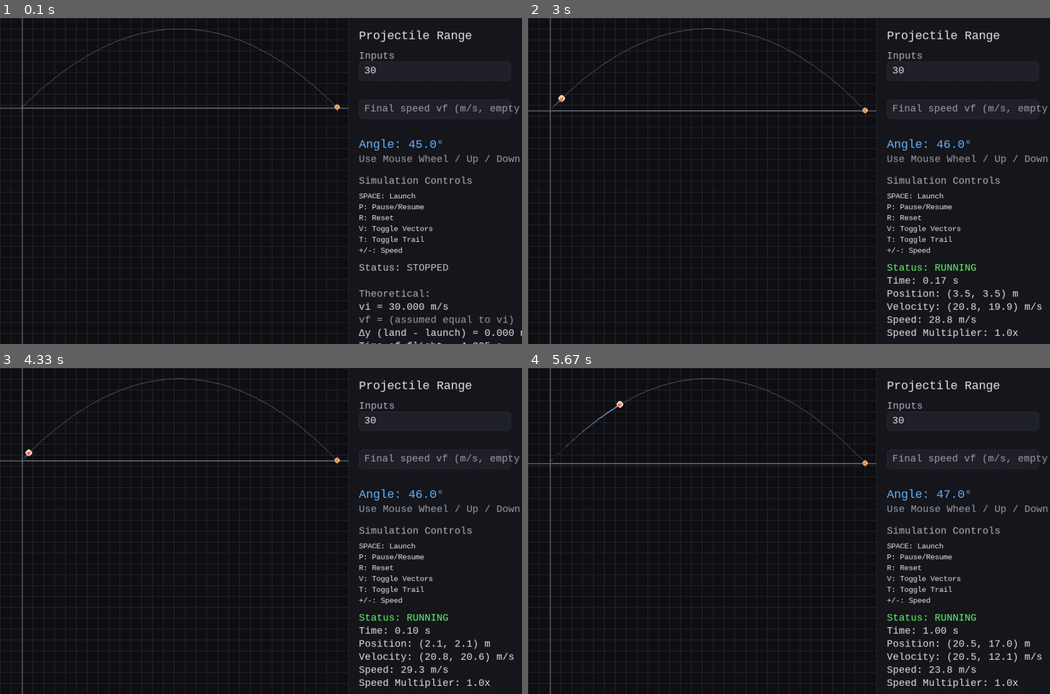
Above: before the commit, frames 1-4 (two rows, left to right).
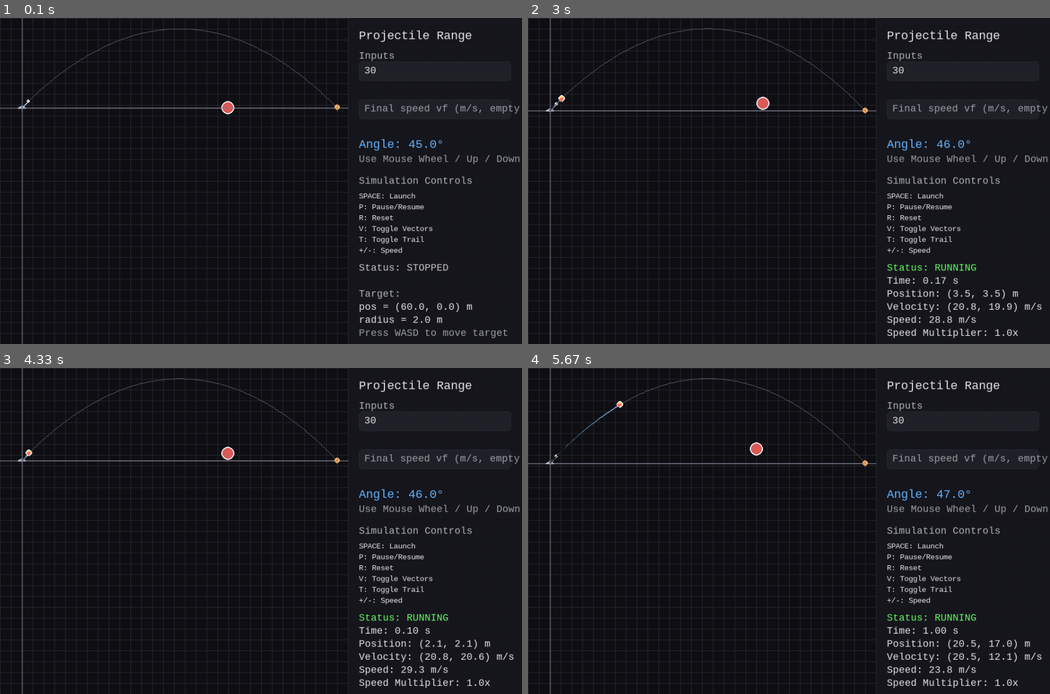
Above: after the commit, the same moments.

Repository: Kyeom-1/PyGameC
Game: pygame game, started from main.py
Two runs of this game, one before a commit and one after it. Both use one fixed random seed, a clock stepped at 60 frames per second and the inputs below.
Inputs (mouse positions are in pixels of both pictures, inside the frame that each line leads up to):
- Up to frame 1 (0.1 s): no input
- Up to frame 2 (3 s): type "ann" at 0.33 s; tap Enter at 0.67 s; click "Final speed vf (m/s, empty = …" at 0.93 s; tap Space at 1.22, 1.62, 1.92, 2.17, 2.83 s; hold D 1.55-2.02 s; hold W 2.1-2.4 s; hold Up 2.1-2.4 s; click (841, 252) at 2.48 s; hold D from 2.77 s (still down)
- Up to frame 3 (4.33 s): tap Space at 3.13, 4.23 s; release D at 3.23 s; hold A from 4.17 s (still down)
- Up to frame 4 (5.67 s): tap Space at 4.53, 4.67 s; release A at 4.57 s; hold W 4.6-4.97 s; hold Up 4.6-4.97 s

The runs differ from the first frame. In frame 1, 1.1% of the frame differs, in the area x 3-100%, y 24-100%; in frame 2, 0.1%; in frame 3, 0.1%; in frame 4, 0.1%.

Commit message:
Update main.py with latest changes

Diff:
--- a/main.py
+++ b/main.py
@@ -94,7 +94,7 @@
 			if self.cursor_visible:
 				pygame.draw.line(surface, TEXT_COLOR, (cursor_x, cursor_y), (cursor_x, self.rect.bottom - 8), 1)
 
-
+# yo wassup EGO
 def compute_delta_y_from_speeds(initial_speed, final_speed, gravity):
 	"""
 	Compute vertical displacement needed so that impact speed equals final_speed,
@@ -293,6 +293,12 @@
 	speed_multiplier = 1.0
 	show_vectors = True
 	show_trail = True
+
+	# Enemy/Target settings (world meters)
+	enemy_pos = [60.0, 0.0]  # x, y in meters
+	enemy_radius_m = 2.0
+	hit_target = False
+	explosion_time = 0.0
 
 	# Defaults for quick start
 	input_vi.text = "30"
@@ -333,6 +339,8 @@
 							vf_effective = vf
 						delta_y = compute_delta_y_from_speeds(vi, vf_effective, GRAVITY)
 						sim.launch(vi, angle_deg, delta_y)
+						hit_target = False
+						explosion_time = 0.0
 				elif event.key == pygame.K_p:
 					# Pause/Resume
 					sim.toggle_pause()
@@ -351,6 +359,15 @@
 				elif event.key == pygame.K_MINUS:
 					# Slow down
 					speed_multiplier = max(0.1, speed_multiplier / 1.5)
+				# Move enemy/target with WASD
+				elif event.key == pygame.K_a:
+					enemy_pos[0] -= 2.0
+				elif event.key == pygame.K_d:
+					enemy_pos[0] += 2.0
+				elif event.key == pygame.K_w:
+					enemy_pos[1] += 2.0
+				elif event.key == pygame.K_s:
+					enemy_pos[1] -= 2.0
 				angle_deg = clamp(angle_deg, angle_min, angle_max)
 
 			# Input handling
@@ -362,6 +379,17 @@
 
 		# Update simulation
 		sim.update(dt, speed_multiplier)
+
+		# Check hit against enemy/target while running
+		if sim.is_running and not hit_target:
+			dx = sim.position[0] - enemy_pos[0]
+			dy = sim.position[1] - enemy_pos[1]
+			if dx * dx + dy * dy <= enemy_radius_m * enemy_radius_m:
+				hit_target = True
+				explosion_time = 0.5  # seconds
+				sim.stop()
+		elif hit_target and explosion_time > 0.0:
+			explosion_time = max(0.0, explosion_time - dt)
 
 		screen.fill(BACKGROUND_COLOR)
 
@@ -468,11 +496,41 @@
 		# Draw grid
 		draw_grid(screen, plot_rect, origin_px, scale)
 
+		# Draw mortar at origin with barrel pointing at angle_deg
+		mortar_base_px = world_to_screen(origin_px, scale, 0.0, 0.0)
+		# Base: small tripod-like shape
+		base_w = max(6, int(1.2 * scale))
+		base_h = max(4, int(0.6 * scale))
+		pygame.draw.line(screen, (200, 200, 210), (mortar_base_px[0] - base_w, mortar_base_px[1]), (mortar_base_px[0] + base_w, mortar_base_px[1]), 2)
+		pygame.draw.line(screen, (200, 200, 210), (mortar_base_px[0] - base_w, mortar_base_px[1]), (mortar_base_px[0], mortar_base_px[1] - base_h), 2)
+		pygame.draw.line(screen, (200, 200, 210), (mortar_base_px[0] + base_w, mortar_base_px[1]), (mortar_base_px[0], mortar_base_px[1] - base_h), 2)
+		# Barrel
+		barrel_len_m = 3.0
+		barrel_len_px = max(10, int(barrel_len_m * scale))
+		ang = math.radians(angle_deg)
+		barrel_end = (
+			mortar_base_px[0] + int(math.cos(ang) * barrel_len_px),
+			mortar_base_px[1] - int(math.sin(ang) * barrel_len_px)
+		)
+		pygame.draw.line(screen, (170, 220, 255), mortar_base_px, barrel_end, 3)
+		# Muzzle cap
+		pygame.draw.circle(screen, (255, 255, 255), barrel_end, 3)
+
 		# Draw theoretical trajectory
 		if theoretical_trajectory:
 			points_px = [world_to_screen(origin_px, scale, x, y) for (x, y) in theoretical_trajectory]
 			for i in range(1, len(points_px)):
 				pygame.draw.line(screen, (100, 100, 120), points_px[i - 1], points_px[i], 1)
+
+		# Draw enemy/target
+		enemy_px = world_to_screen(origin_px, scale, enemy_pos[0], enemy_pos[1])
+		enemy_screen_radius = max(3, int(enemy_radius_m * scale))
+		pygame.draw.circle(screen, (220, 90, 90), enemy_px, enemy_screen_radius)
+		pygame.draw.circle(screen, (255, 255, 255), enemy_px, enemy_screen_radius, 2)
+		if hit_target:
+			# Simple explosion effect
+			expansion = int((0.5 - explosion_time) * 40)
+			pygame.draw.circle(screen, (255, 200, 80), enemy_px, enemy_screen_radius + expansion, 2)
 
 		# Draw simulation trail
 		if show_trail and sim.trail_points:
@@ -530,6 +588,16 @@
 		else:
 			message_lines.append(("Status: STOPPED", (200, 200, 200)))
 
+		# Enemy info and hit indicator
+		message_lines.append(("", TEXT_COLOR))
+		message_lines.append(("Target:", (180, 180, 190)))
+		message_lines.append((f"pos = ({enemy_pos[0]:.1f}, {enemy_pos[1]:.1f}) m", TEXT_COLOR))
+		message_lines.append((f"radius = {enemy_radius_m:.1f} m", TEXT_COLOR))
+		if hit_target:
+			message_lines.append(("HIT!", (120, 255, 120)))
+		else:
+			message_lines.append(("Press WASD to move target", (160, 160, 170)))
+
 		# Theoretical data
 		if vi is not None and vi > 0:
 			message_lines.append(("", TEXT_COLOR))  # Spacer
